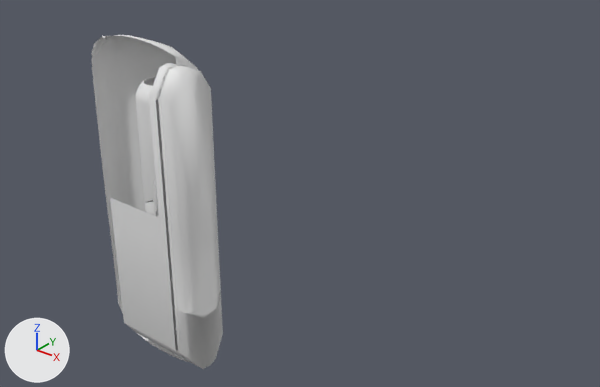
An edit to the glTF model iqos3/iqos3anim.gltf, drawn before and after from the same camera.
The view is the same before and after, from a camera (50 mm lens) standing at (6.75, -9.71, 4.66) and looking at (1.2, -2.78, 0.36). Lighting does not change. The marker at lower left points along +X, +Y and +Z. Where no turn or scale is listed for an object, it has been applied to the vertices.

Names of what the first picture shows: 'BezierCircle', 'CHARGER 1', 'CHARGER 2', 'Cylinder', 'Cylinder.001'.
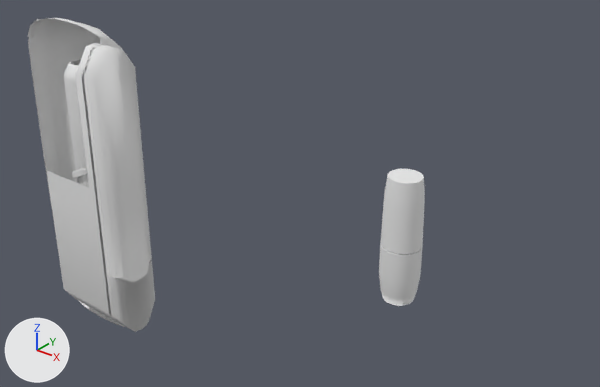
Diff of the bpy script that builds the scene:
```diff
--- a/iqos3/iqos3anim.gltf.py
+++ b/iqos3/iqos3anim.gltf.py
@@ ob_base_cleaner @@
 ob_base_cleaner = bpy.data.objects.new('BASE CLEANER', me_circle_006)
-ob_base_cleaner.location = (4.935, -3.567, 0.139)
-ob_base_cleaner.scale = (0.0, 0.0, 0.0)
+ob_base_cleaner.location = (2.468, -2.513, -0.009)
+ob_base_cleaner.scale = (0.24, 0.24, 0.24)
@@ ob_cleaner @@
 ob_cleaner = bpy.data.objects.new('Cleaner', me_circle_005)
-ob_cleaner.parent = ob_base_cleaner
-ob_cleaner.location = (1.0, -3.567, 0.139)
-ob_cleaner.scale = (0.0, 0.0, 0.0)
+ob_cleaner.location = (2.468, -2.511, 0.766)
+ob_cleaner.scale = (0.18, 0.18, 0.18)
@@ ob_tapa_cleaner @@
 ob_tapa_cleaner = bpy.data.objects.new('Tapa Cleaner', me_circle_003)
-ob_tapa_cleaner.parent = ob_base_cleaner
-ob_tapa_cleaner.location = (1.0, -3.567, 0.139)
-ob_tapa_cleaner.scale = (0.0, 0.0, 0.0)
+ob_tapa_cleaner.location = (2.467, -2.511, 0.483)
+ob_tapa_cleaner.scale = (0.268, 0.262, 0.268)
@@ ob_charger_1 @@
 ob_charger_1 = bpy.data.objects.new('CHARGER 1', me_cube_002)
-ob_charger_1.location = (0.081, -3.623, -2.065)
+ob_charger_1.location = (-1.21, -3.623, -2.065)
@@ ob_charger_2 @@
 ob_charger_2 = bpy.data.objects.new('CHARGER 2', me_cube_001)
-ob_charger_2.location = (0.112, -3.654, -2.042)
-ob_charger_2.rotation_euler = (0.0, 0.0, -1.571)  # degrees (0, 0, -90)
+ob_charger_2.location = (-1.179, -3.655, -2.037)
+ob_charger_2.rotation_euler = (-0.00329, 0.0, -1.571)  # degrees (-0.2, 0, -90)
 ob_charger_2.scale = (0.4, 1.0, 1.0)
@@ ob_holder @@
 ob_holder = bpy.data.objects.new('HOLDER', me_cylinder_003)
-ob_holder.location = (-0.224, -3.621, -1.812)
-ob_holder.rotation_euler = (0.00602, 0.0, 1.571)  # degrees (0.3, 0, 90)
-ob_holder.scale = (0.262, 0.262, 1.74)
+ob_holder.location = (-1.52, -3.623, -1.733)
+ob_holder.scale = (0.0, 0.0, 0.0)
@@ ob_cylinder @@
 ob_cylinder = bpy.data.objects.new('Cylinder', me_cylinder)
-ob_cylinder.parent = ob_holder
-ob_cylinder.location = (0.0, -0.0000136, 0.614)
+ob_cylinder.location = (-1.518, -3.626, -0.689)
+ob_cylinder.scale = (0.0, 0.0, 0.0)
@@ ob_beziercircle_001 @@
-ob_beziercircle_001 = bpy.data.objects.new('BezierCircle.001', me_cubeziercircle_001)
@@ ob_beziercircle @@
-ob_beziercircle = bpy.data.objects.new('BezierCircle', me_cubeziercircle)
@@ ob_interior_holder @@
 ob_interior_holder = bpy.data.objects.new('INTERIOR HOLDER', me_cylinder_006)
-ob_interior_holder.parent = ob_cylinder
-ob_interior_holder.location = (-0.00049, -0.0198, 0.579)
-ob_interior_holder.rotation_euler = (0.0, 0.0, 3.142)  # degrees (0, 0, 180)
-ob_interior_holder.scale = (0.883, 0.883, 0.394)
+ob_interior_holder.location = (-1.518, -3.626, 0.403)
+ob_interior_holder.scale = (0.0, 0.0, 0.0)
@@ ob_cylinder_001 @@
 ob_cylinder_001 = bpy.data.objects.new('Cylinder.001', me_cylinder_001)
-ob_cylinder_001.parent = ob_holder
-ob_cylinder_001.location = (0.0, 0.00664, 1.549)
-ob_cylinder_001.rotation_euler = (0.000457, 0.0, 0.0)  # degrees (0, 0, 0)
+ob_cylinder_001.location = (-1.519, -3.626, 0.909)
+ob_cylinder_001.scale = (0.0, 0.0, 0.0)
@@ ob_holder_abajo @@
+ob_holder_abajo = bpy.data.objects.new('HOLDER ABAJO', me_cylinder_1)  # 9898 vertices, 19318 faces; spans x -0.26..0.25, y -0.3..0.25, z -0.02..3.4; in mat_material_009 (grey #b6b2af), mat_material_007 (black #404040), mat_material_010 (brown #9b856f), mat_material_008 (brown #55473e), mat_material_000 (dark grey #6d6d6d), mat_plastico (white #e7e7e7), mat_material_005 (light grey #d1d1d1), mat_plastico_2 (white #e7e7e7)
+ob_holder_abajo.location = (-1.518, -3.626, -1.747)
```

What differs and where, as boxes [x1, y1, x2, y2] in the pictures (600 x 387 px):
'CHARGER 2', moved, turned: before [110, 63, 223, 369]; after [47, 43, 155, 332]
'CHARGER 1', moved: before [91, 35, 198, 362]; after [28, 18, 131, 327]
'Tapa Cleaner', moved, rescaled (not visible before): after [381, 169, 425, 254]
'BASE CLEANER', moved, rescaled (not visible before): after [379, 243, 423, 306]
'Cylinder.001', moved, rescaled, turned (not visible afterwards): before [136, 77, 156, 202]
'HOLDER ABAJO', added: after [64, 58, 89, 188]
'Cylinder', moved, rescaled, turned (not visible afterwards): before [145, 201, 159, 218]
'BezierCircle', deleted: before [153, 178, 158, 217]
